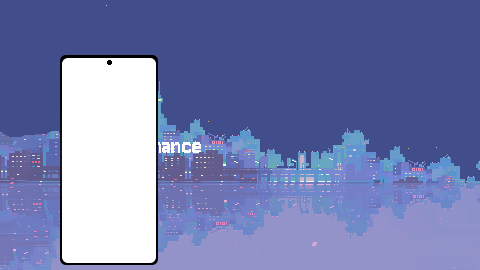
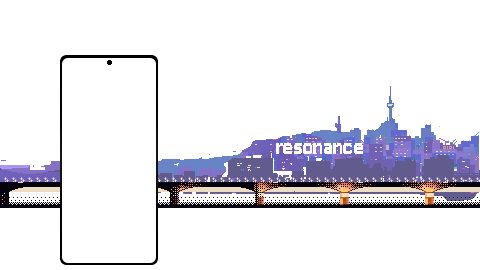
Revision of a layered 480 x 270 image; what changed, layer by layer:
added layer "resonance" above "레이어 0" over (276, 143, 363, 154)
painted on "레이어 0" over (0, 5, 480, 270)
hid "레이어 1" over (0, 0, 480, 270)